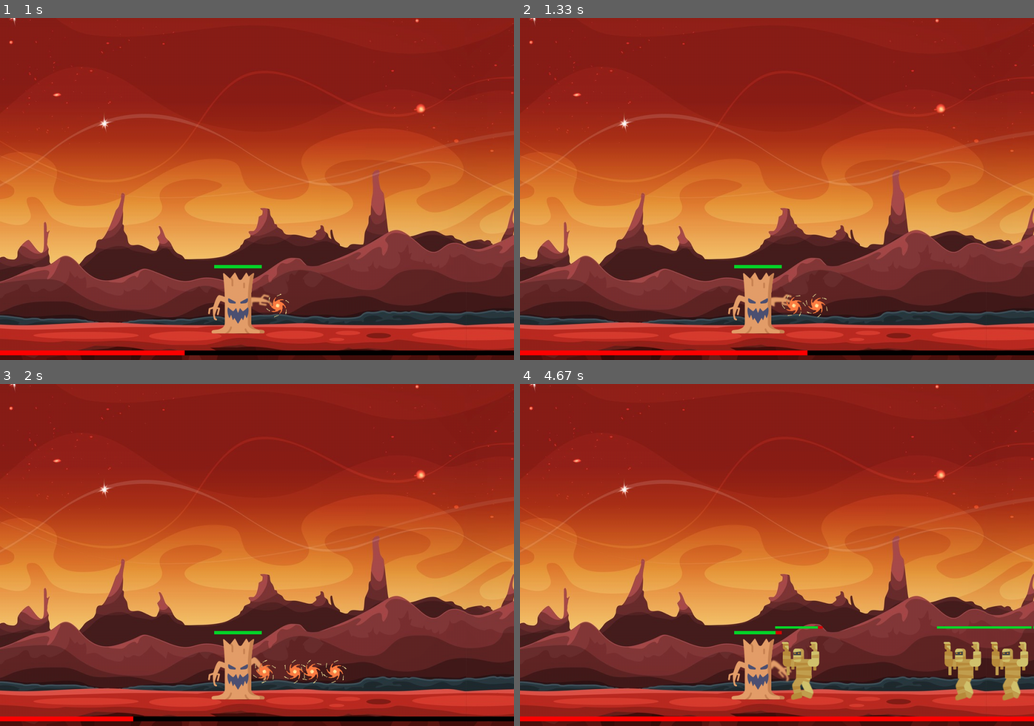
Above: before the commit, frames 1-4 (two rows, left to right).
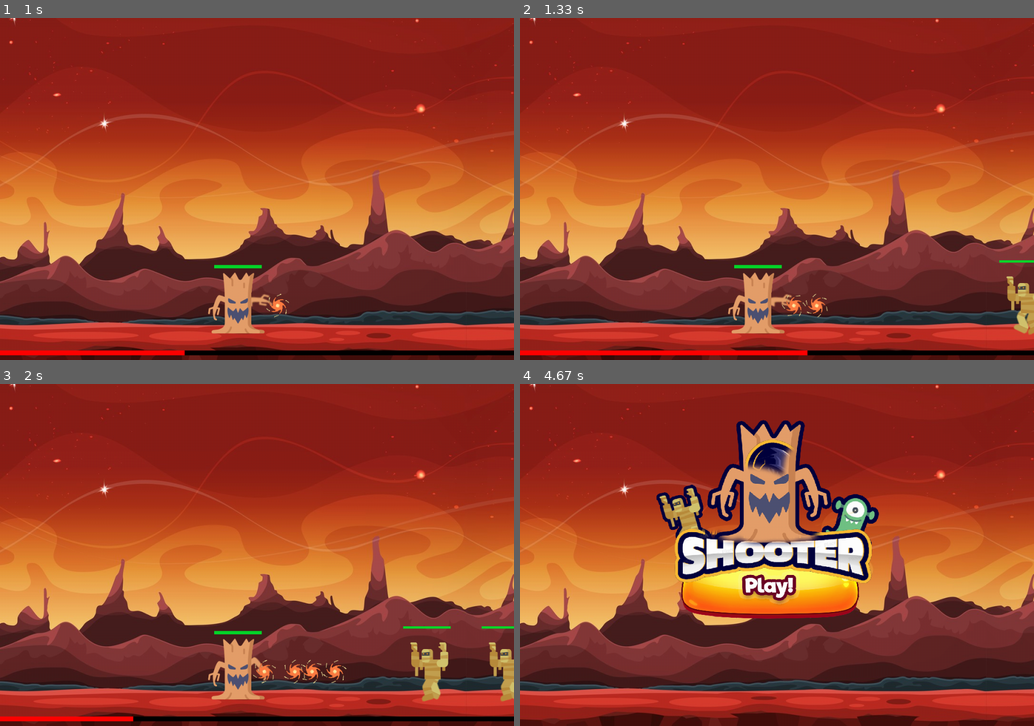
Above: after the commit, the same moments.

Repository: R-Florent/tutojeux
Game: pygame game, started from main.py
Two runs of this game, one before a commit and one after it. Both use one fixed random seed, a clock stepped at 60 frames per second and the inputs below.
Inputs (mouse positions are in pixels of both pictures, inside the frame that each line leads up to):
- Up to frame 1 (1 s): click (257, 189) at 0.38 s; tap Space at 0.67 s
- Up to frame 2 (1.33 s): tap Space at 1.07 s
- Up to frame 3 (2 s): tap Space at 1.37, 1.9 s; click (318, 585) at 1.55 s
- Up to frame 4 (4.67 s): click (782, 589) at 2.22 s; tap Space at 2.57, 2.87, 3.07, 3.37, 3.63, 3.97, 4.27 s

Frame 1 is identical in both runs. In frame 2, 0.6% of the frame differs, in the area x 93-100%, y 70-93%; in frame 3, 1.3%; in frame 4, 21%, in the area x 0-100%, y 10-99%.

Commit message:
Monster: ajour d'un autre mostre avec des cartatéreistique différente du 1er

Diff:
--- a/animation.py
+++ b/animation.py
@@ -2,35 +2,37 @@
 
 class AnimatieSprite(pygame.sprite.Sprite):
 
-    def __init__(self, sprite_name):
+    def __init__(self, sprite_name,size=(200,200)):
         super().__init__()
+        self.size = size
+        self.images = pygame.image.load(f'PygameAssets-main/{sprite_name}.png')
+        self.image = pygame.transform.scale(self.images, size)
         self.images = animation.get(sprite_name)
         self.current_image = 0  # Commencer l'animation
         self.animation = False
         self.image = self.images[self.current_image]  # Charger la première image
 
+
     #méthode qui démar l'annimation
     def start_animation(self):
         self.animation = True
 
-    def animate(self , loop = False):
-
-        #Es que l'annimation est sur true donc doit étre lancée ?
+    def animate(self, loop=False):
+        # Est-ce que l'animation est activée ?
         if self.animation:
-            #passage à l'image suivante
+            # Passage à l'image suivante
             self.current_image += 1
 
-            #vérifier si on a attenti la fin de l'animation
+            # Vérifier si on a atteint la fin de l'animation
             if self.current_image >= len(self.images):
-                #remmetre l'annimation  a la 1er etape
+                # Remettre l'animation à la première étape
                 self.current_image = 0
 
                 if loop is False:
                     self.animation = False
 
-            self.image = self.images[self.current_image]
-
-
+            # Redimensionner l'image actuelle
+            self.image = pygame.transform.scale(self.images[self.current_image], self.size)
 
 
 #definir une fonction pour charger les image d'un sprite
@@ -52,6 +54,6 @@
 #définir un dictionnaire qui va contenir les image chargée de chque image
 animation = {
     'mummy': load_animation_images('mummy'),
-    'player' : load_animation_images('player')
-
+    'player': load_animation_images('player'),
+    'alien': load_animation_images('alien')
 }
--- a/game.py
+++ b/game.py
@@ -1,5 +1,5 @@
 import pygame.sprite
-from monstre import Monstre
+from monstre import Monstre, Mummy, Alien
 from player import Player
 from comet_event import CometFallEvent
 
@@ -60,12 +60,12 @@
         elif self.pressed.get(pygame.K_LEFT) and self.player.rect.x > 0:
             self.player.move_left()
 
-
     def start(self):
         self.is_playing = True
-        #genere notre monstre
-        self.spawn_monster()
-        self.spawn_monster()
+        # Génère nos monstres en spécifiant leur classe
+        self.spawn_monster(Mummy)
+        self.spawn_monster(Mummy)
+        self.spawn_monster(Alien)
         self.coment_event.percent = 0
 
     def game_over (self):
@@ -77,9 +77,8 @@
 
             self.is_playing = False
 
-    def spawn_monster(self):
-        monstre = Monstre(self)
-        self.all_monstre.add(monstre)
+    def spawn_monster(self, monster_class_name):
+        self.all_monstre.add(monster_class_name.__call__(self))
 
 
     def chek_collision(self,sprite, group):
--- a/monstre.py
+++ b/monstre.py
@@ -2,20 +2,22 @@
 import random
 import animation
 class Monstre(animation.AnimatieSprite):
-    def __init__(self, game):
-        super().__init__("mummy")
+    def __init__(self, game, monster_type, size , offset=0):
+        super().__init__(monster_type, size)
         self.game = game
         self.health = 100
         self.max_health = 100
         self.attack = 1
-        self.velocity = random.randint(1, 5)
         self.image = pygame.image.load('PygameAssets-main/mummy.png')
         self.rect = self.image.get_rect()
         print(self.image)
         self.rect.x = 1080 + random.randint(1, 600)
-        self.rect.y = 540
-        print(self.velocity)
+        self.rect.y = 540 - offset
         self.start_animation()
+
+    def set_speed(self, speed):
+        self.default_speed = speed
+        self.velocity = random.randint(1, 5)
 
     def take_dmg(self, amount):
         self.health -= amount
@@ -27,7 +29,7 @@
             #le faire respawn pour ne pas consomer trop de mémoire
             self.rect.x = 1080 + random.randint(1, 600)
             self.health = self.max_health
-            self.velocity = random.randint(1, 5)
+            self.velocity = random.randint(1, self.default_speed)
 
             if self.game.coment_event.is_full_loaded():
                 self.game.all_monstre.remove(self)
@@ -54,3 +56,20 @@
             self.rect.x -= self.velocity  # Déplace le joueur vers la droite
         else:
             self.game.player.take_dmg(self.attack)
+
+#def classe Mummy
+class Mummy(Monstre):
+
+    def __init__(self, game):
+        super().__init__(game , "mummy", (130,130))
+        self.set_speed(5)
+
+#def classe Mummy
+class Alien(Monstre):
+
+    def __init__(self, game):
+        super().__init__(game , "alien",(300,300),140)
+        self.max_health =250
+        self.health =250
+        self.set_speed(2)
+        self.attack = 3
